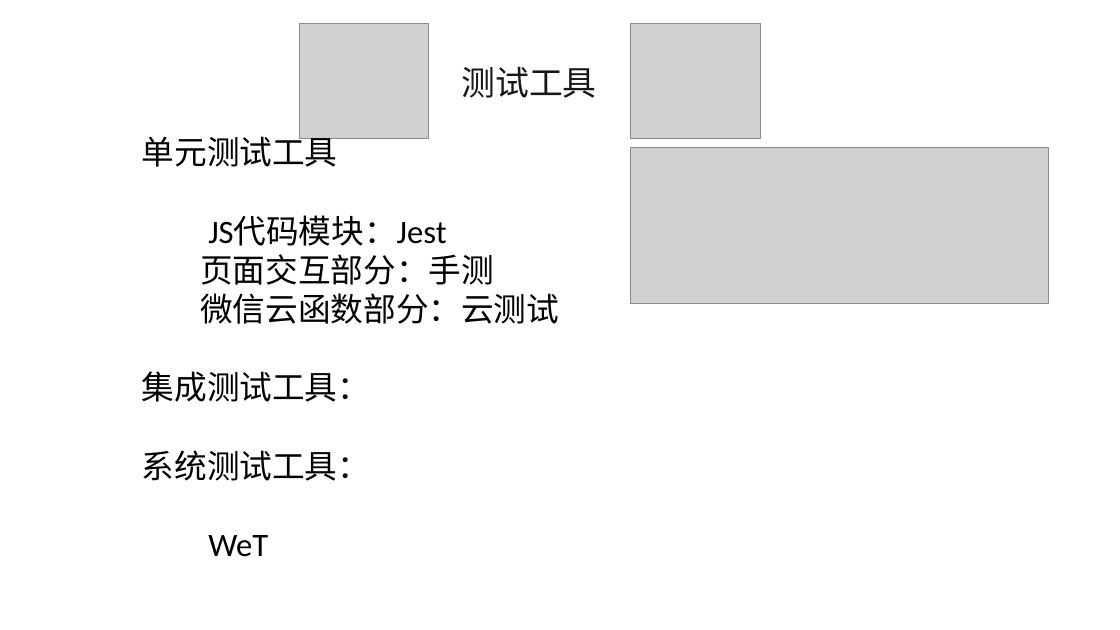
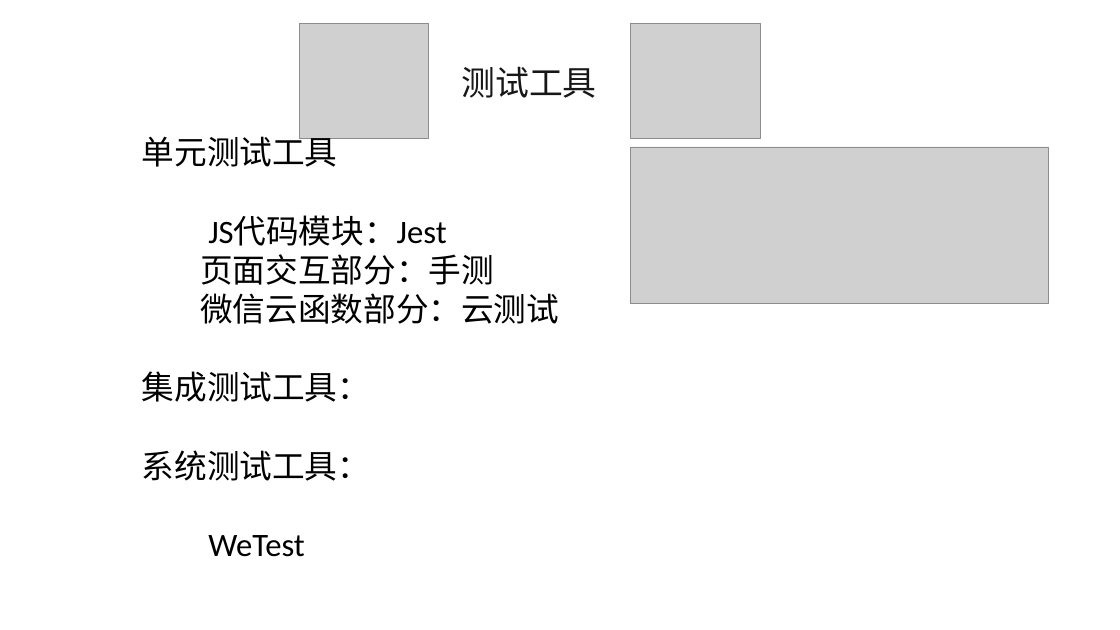
Before and after one commit to diligentsun/new-flappy-bird, a slide deck: slide 13 of 项目实现/项目实现PPT.pptx. Drawn at 1120x630 pixels with LibreOffice and Linux fonts; fonts in the diff are those of the drawing; grey boxes stand for pictures; background and template pictures are left out. Boxes give left, top, right and bottom in pixels: in the first picture for what was removed or moved away, otherwise in the second. Text is boxed around its words. In the diff, an @@ line names an element or a change of style, - is before the commit and + after.

```diff
--- a/项目实现/项目实现PPT.pptx
+++ b/项目实现/项目实现PPT.pptx
@@ text at bbox=[208, 535, 305, 557]: text changed @@
-WeT
+WeTest
```
